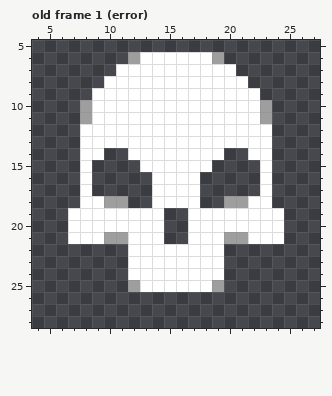
Pixel-art file -- project/icons_pc.aseprite. This is how it looked before the edit.
32x32 pixels, 5 frames. Shown: old frame 1 (error): x 4..27, y 5..28.
The same view after the edit:
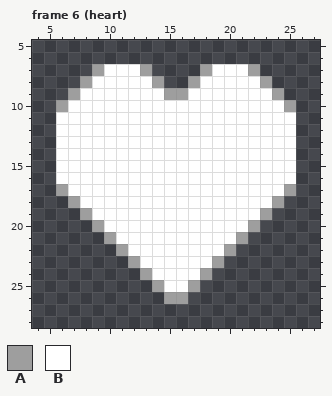
Palette (. is transparent): A #9e9e9e  B #ffffff
A new or re-ordered frame is compared with the old frame closest to it.
The exact change:
frames 5 -> 6
Frame 6 (heart) is new; against old frame 1 (error):
y 6: x 12..19 ABBBBBBA -> ........
y 7: x 9..10 .. -> AB; x 13..18 BBBBBB -> A....A; x 21..22 .. -> BA
y 8: x 8..9 .. -> AB; x 14..17 BBBB -> A..A; x 22..23 .. -> BA
y 9: x 7..8 .. -> AB; x 15..16 BB -> AA; x 23..24 .. -> BA
y 10: x 6..8 ..A -> ABB; x 23..25 A.. -> BBA
y 11: x 6..8 ..A -> BBB; x 23..25 A.. -> BBB
y 12..13: x 6..7 .. -> BB; x 24..25 .. -> BB
y 14: x 6..7 .. -> BB; x 10..11 .. -> BB; x 20..21 .. -> BB; x 24..25 .. -> BB
y 15: x 6..7 .. -> BB; x 9..12 .... -> BBBB; x 19..22 .... -> BBBB; x 24..25 .. -> BB
y 16: x 6..7 .. -> BB; x 9..13 ..... -> BBBBB; x 18..22 ..... -> BBBBB; x 24..25 .. -> BB
y 17: x 6..7 .. -> AB; x 9..13 ..... -> BBBBB; x 18..22 ..... -> BBBBB; x 24..25 .. -> BA
y 18: x 7 . -> A; x 10..13 AA.. -> BBBB; x 18..21 ..AA -> BBBB; x 24 . -> A
y 19: x 7..8 BB -> .A; x 15..16 .. -> BB; x 23..24 BB -> A.
y 20: x 7..9 BBB -> ..A; x 15..16 .. -> BB; x 22..24 BBB -> A..
y 21: x 7..9 BBB -> ...; x 11 A -> B; x 15..16 .. -> BB; x 20 A -> B; x 22..24 BBB -> ...
y 22: x 11 . -> A; x 20 . -> A
y 23: x 12 B -> A; x 19 B -> A
y 24: x 12..13 BB -> .A; x 18..19 BB -> A.
y 25: x 12..14 ABB -> ..A; x 17..19 BBA -> A..
y 26: x 15..16 .. -> AA
Where, in picture pixels (left, top, right, bottom), the same in both pictures:
changed: (56, 52, 296, 304)
